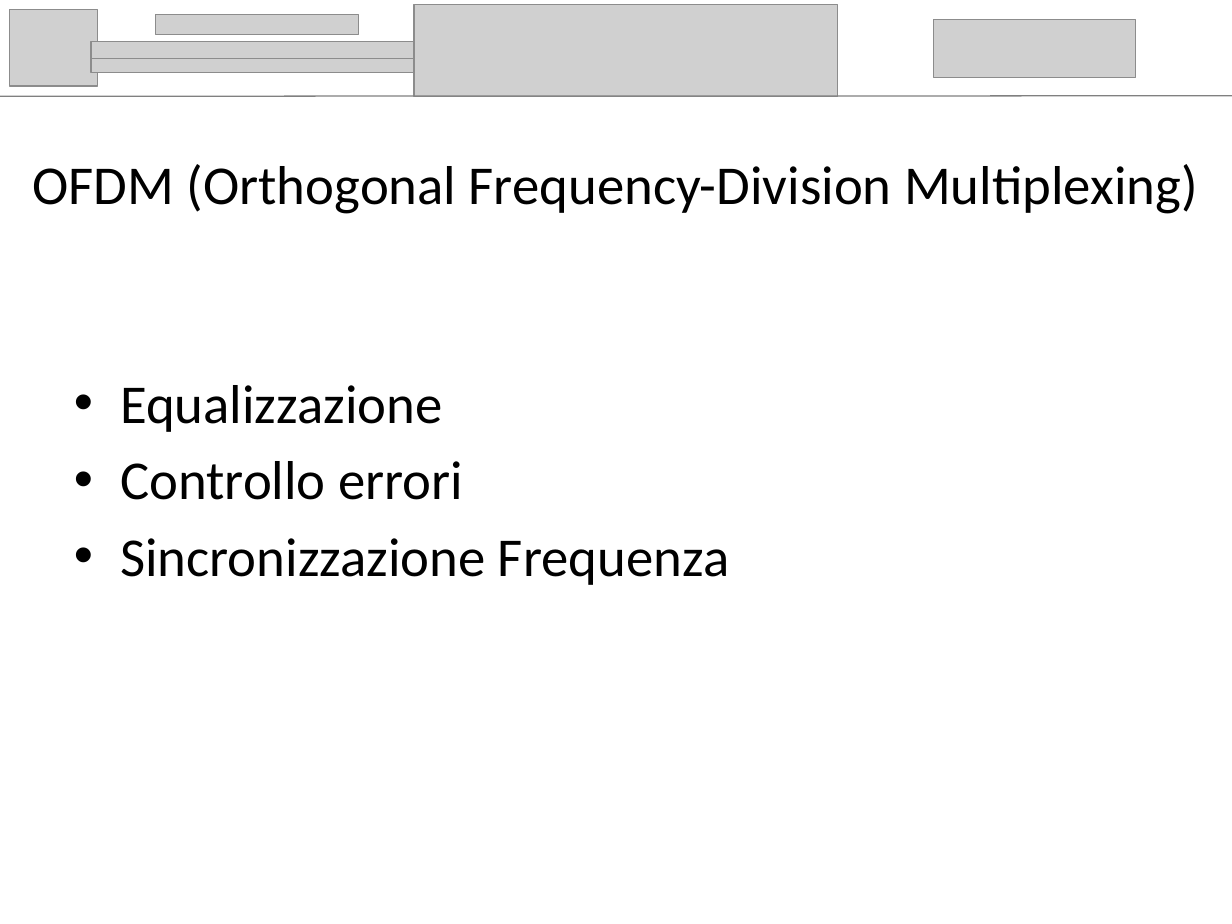
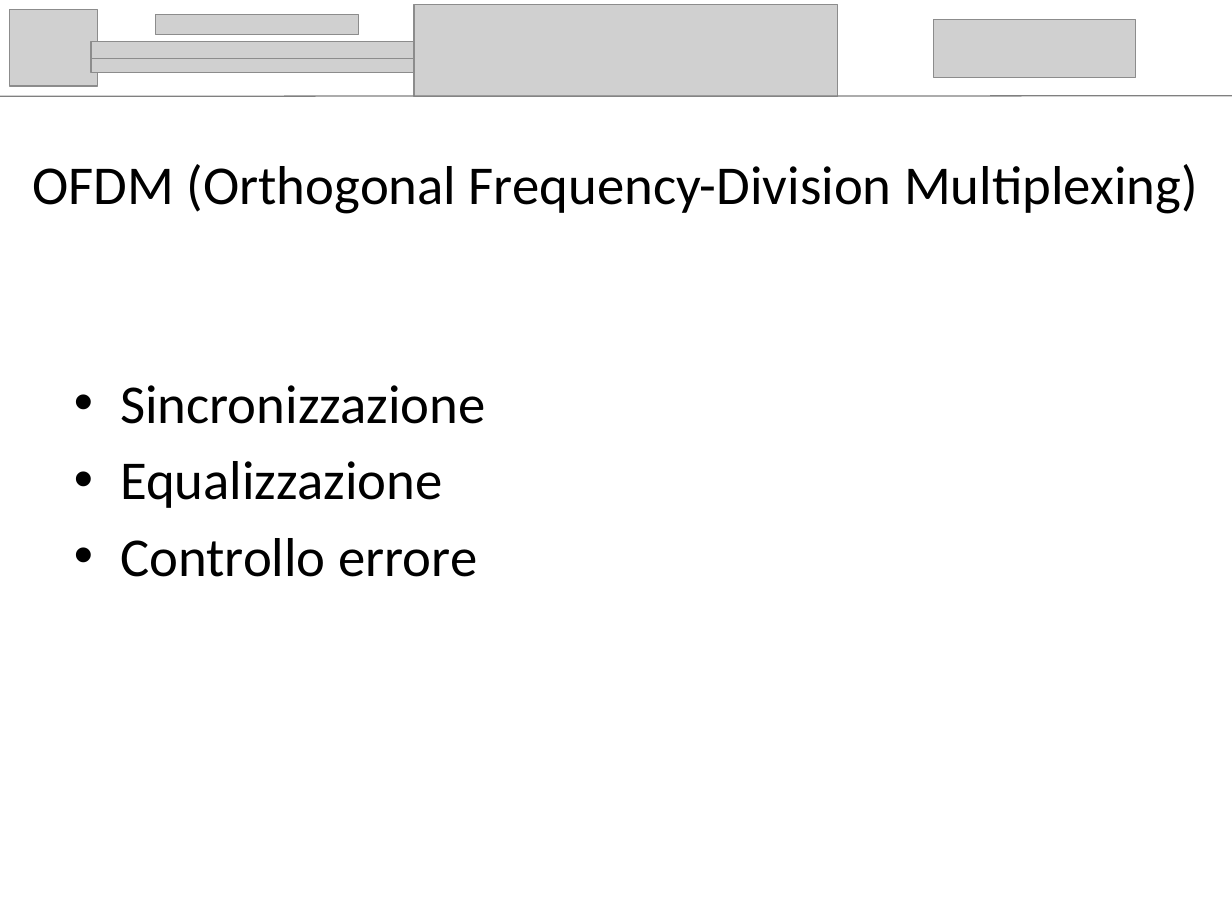
Before and after one commit to AndreaFilippi/LaMiaTesi, a slide deck: slide 10 of presentazione/Andrea_Filippi_presentazione.pptx (slide 5 before the commit). Drawn at 1232x924 pixels with LibreOffice and Linux fonts; fonts in the diff are those of the drawing; grey boxes stand for pictures. Boxes give left, top, right and bottom in pixels: in the first picture for what was removed or moved away, otherwise in the second. Text is boxed around its words. In the diff, an @@ line names an element or a change of style, - is before the commit and + after.

```diff
--- a/presentazione/Andrea_Filippi_presentazione.pptx
+++ b/presentazione/Andrea_Filippi_presentazione.pptx
@@ text at [120, 385, 485, 424]: paragraph added @@
+• Sincronizzazione
@@ text at [120, 538, 477, 577]: text changed @@
-• Controllo errori
-• Sincronizzazione Frequenza
+• Controllo errore
```
Also in this commit, not shown: 11 other slides changed, 1 slide added, 3 slides removed, 1 other file.
